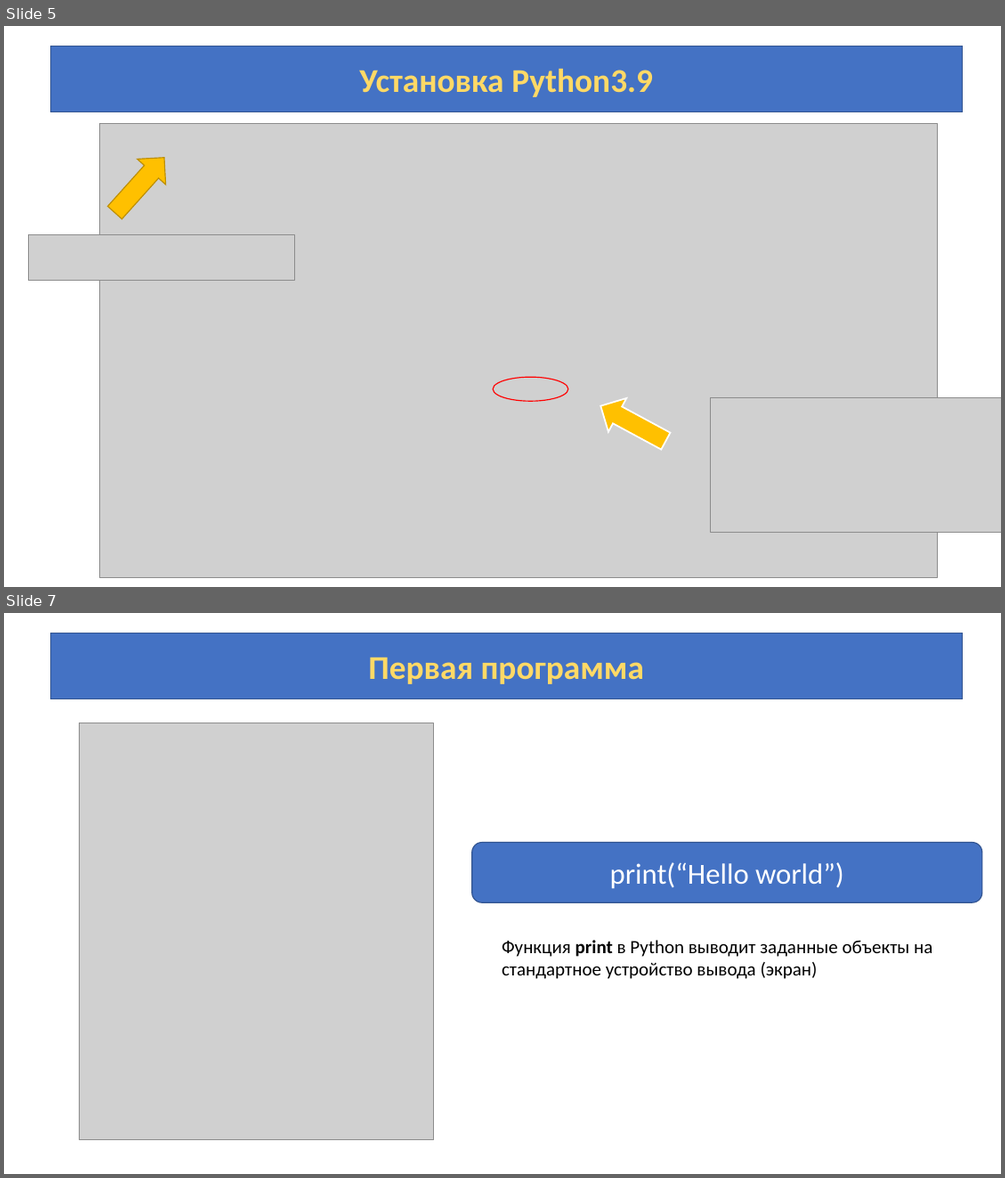
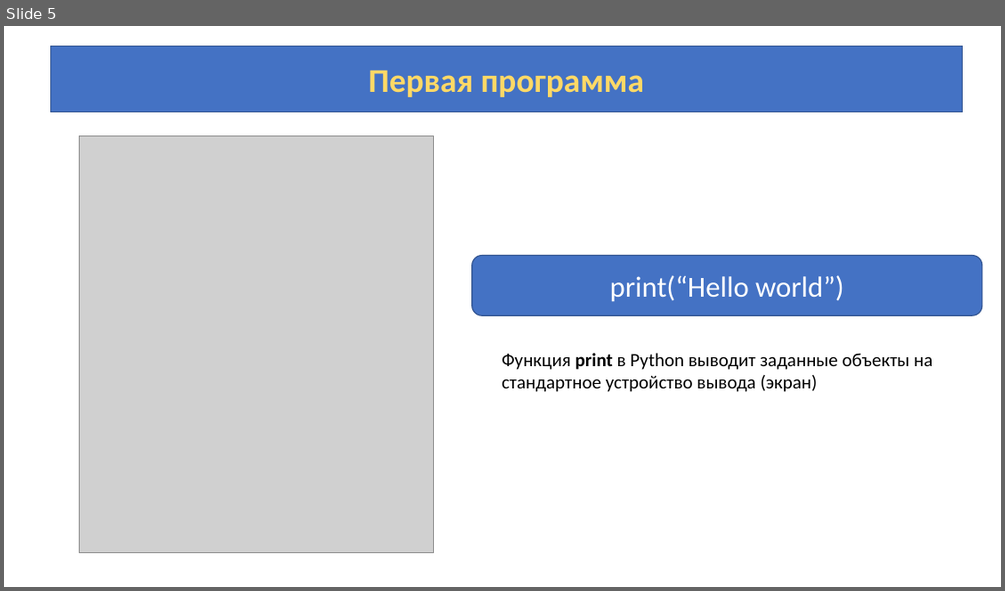
Before and after one commit to azamat7087/python-lessons, a slide deck: lesson 1/Lesson 1.pptx. Shown one above the other, each under a label of ours: slides 5 and 7 before the commit, slide 5 after it; the slides between them are not shown. The pictures are 1005x1178 and 1005x591 pixels, drawn with LibreOffice and Linux fonts; fonts in the diff are those of the drawing; grey boxes stand for pictures. Boxes give left, top, right and bottom in pixels: in the first picture for what was removed or moved away, otherwise in the second. Text is boxed around its words. In the diff, an @@ line names an element or a change of style, - is before the commit and + after.

```diff
--- a/lesson 1/Lesson 1.pptx
+++ b/lesson 1/Lesson 1.pptx
@@ slide 5 removed at (4, 26, 1001, 587), background #FFFFFF @@
@@ rectangle removed at (50, 46, 962, 112) @@
-Установка Python3.9
@@ picture removed at (100, 123, 938, 576) @@
@@ right arrow removed at (101, 144, 178, 225) @@
@@ picture removed at (28, 234, 294, 281) @@
@@ ellipse removed at (493, 377, 568, 401) @@
@@ right arrow removed at (591, 389, 675, 458) @@
@@ picture removed at (711, 398, 1001, 532) @@
@@ what was slide 7 is now slide 5 @@
```
Also in this commit, not shown: 1 other slide removed, 1 other file.
